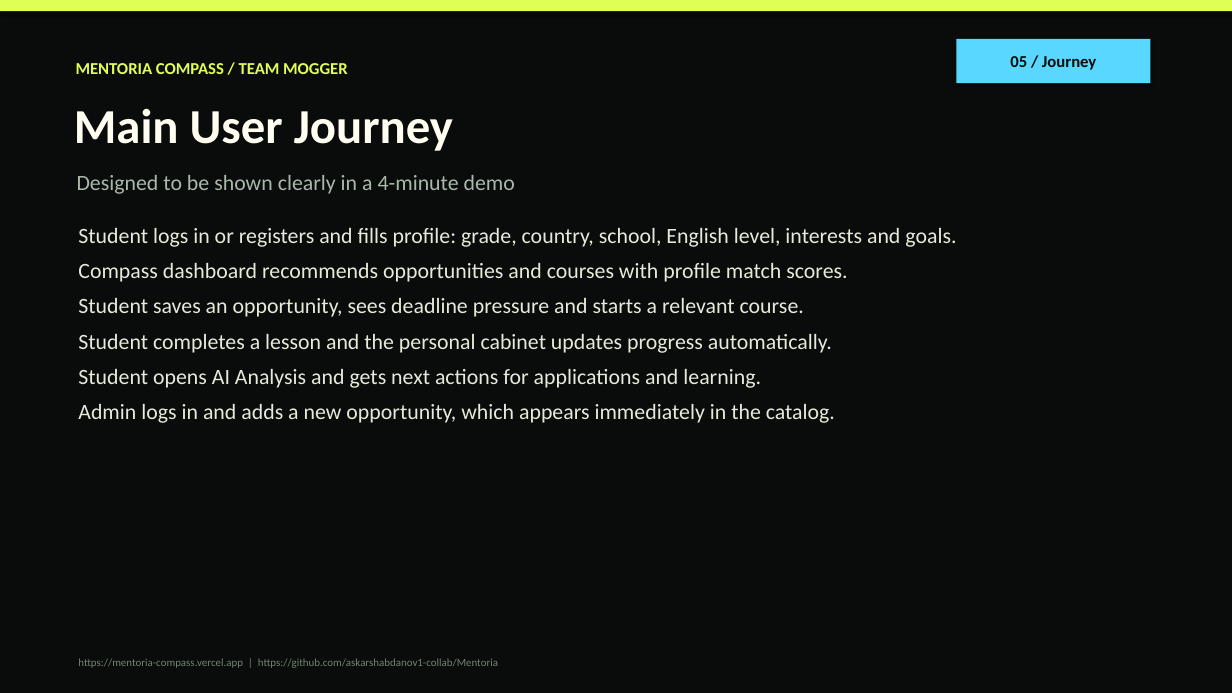
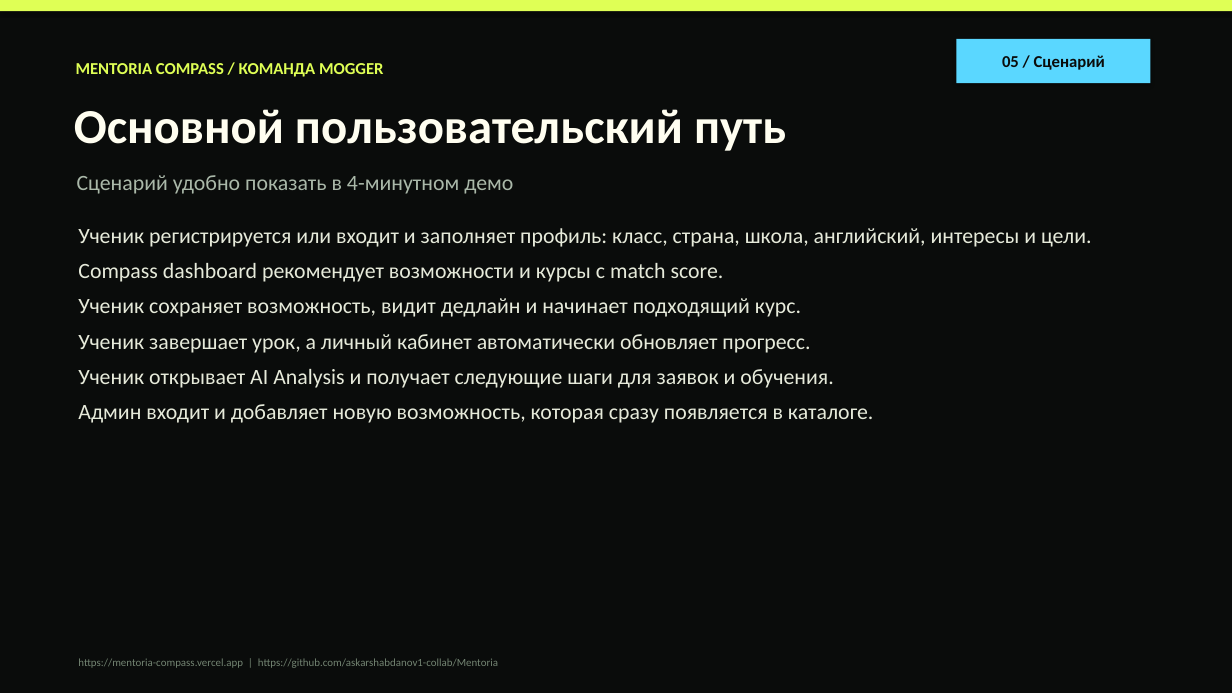
Before and after one commit to askarshabdanov1-collab/Mentoria, a slide deck: slide 5 of Mentoria_Compass_Mogger_Presentation.pptx. Drawn at 1232x693 pixels with LibreOffice and Linux fonts; fonts in the diff are those of the drawing. Boxes give left, top, right and bottom in pixels: in the first picture for what was removed or moved away, otherwise in the second. Text is boxed around its words. In the diff, an @@ line names an element or a change of style, - is before the commit and + after.

```diff
--- a/Mentoria_Compass_Mogger_Presentation.pptx
+++ b/Mentoria_Compass_Mogger_Presentation.pptx
@@ text in rectangle at (1002,55,1105,70): text changed @@
-05 / Journey
+05 / Сценарий
@@ text at (76,63,384,77): text changed @@
-MENTORIA COMPASS / TEAM MOGGER
+MENTORIA COMPASS / КОМАНДА MOGGER
@@ text at (74,109,786,151): text changed @@
-Main User Journey
+Основной пользовательский путь
@@ text at (77,175,513,194): text changed @@
-Designed to be shown clearly in a 4-minute demo
+Сценарий удобно показать в 4-минутном демо
@@ text at (78,228,1092,423): text changed @@
-Student logs in or registers and fills profile: grade, country, school, English level, interests and goals.
-Compass dashboard recommends opportunities and courses with profile match scores.
-Student saves an opportunity, sees deadline pressure and starts a relevant course.
-Student completes a lesson and the personal cabinet updates progress automatically.
-Student opens AI Analysis and gets next actions for applications and learning.
-Admin logs in and adds a new opportunity, which appears immediately in the catalog.
+Ученик регистрируется или входит и заполняет профиль: класс, страна, школа, английский, интересы и цели.
+Compass dashboard рекомендует возможности и курсы с match score.
+Ученик сохраняет возможность, видит дедлайн и начинает подходящий курс.
+Ученик завершает урок, а личный кабинет автоматически обновляет прогресс.
+Ученик открывает AI Analysis и получает следующие шаги для заявок и обучения.
+Админ входит и добавляет новую возможность, которая сразу появляется в каталоге.
```
Also in this commit, not shown: 8 other slides changed, 1 slide added, 1 slide removed, 2 other files.
